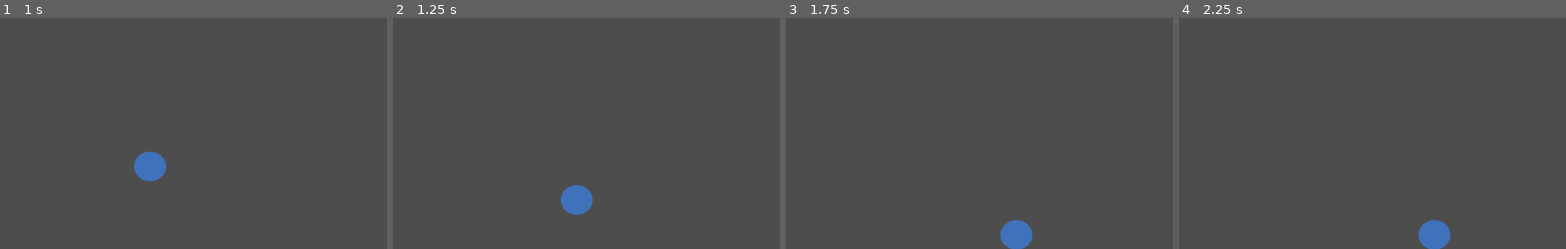
Above: before the commit, frames 1-4 (left to right).
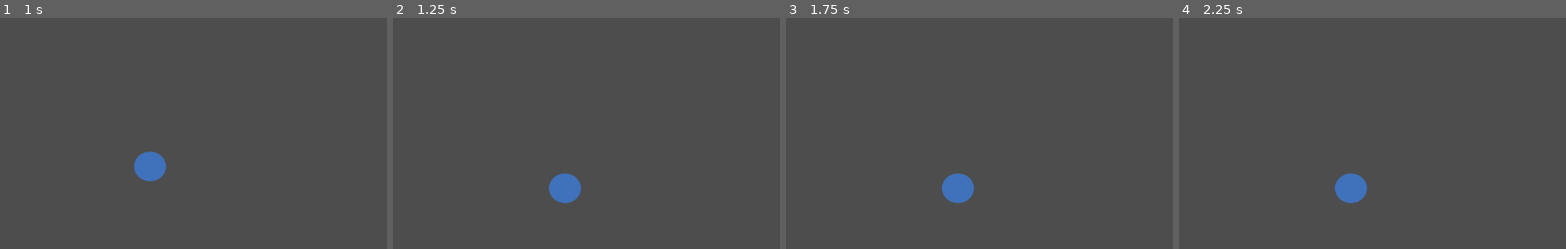
Above: after the commit, the same moments.

Repository: DrSkyrim/pong-thing
Game: Godot game, scene res://scenes/game.tscn
Same seed, same stepped clock (60 frames per second), same inputs: the game is played once before the commit and once after it.
Inputs:
- Up to frame 1 (1 s): no input
- Up to frame 2 (1.25 s): no input
- Up to frame 3 (1.75 s): no input
- Up to frame 4 (2.25 s): no input

Frame 1 is identical in both runs. In frame 2, 1.1% of the frame differs, in the area x 40-52%, y 67-86%; in frame 3, 1.7%; in frame 4, 1.7%, in the area x 40-71%, y 67-100%.

Commit message:
Fix bouncing

Diff:
--- a/Scripts/ball.gd
+++ b/Scripts/ball.gd
@@ -5,4 +5,5 @@
 		velocity = Vector2(200, 200)  # starting speed
 		var collision = move_and_collide(velocity * delta)
 		if collision:
+			print("Collided")
 			velocity = velocity.bounce(collision.get_normal())
--- a/scenes/game.tscn
+++ b/scenes/game.tscn
@@ -1,7 +1,10 @@
-[gd_scene load_steps=3 format=3 uid="uid://dtchwqlmtjm83"]
+[gd_scene load_steps=4 format=3 uid="uid://dtchwqlmtjm83"]
 
 [ext_resource type="PackedScene" uid="uid://c8ii6c2v32slk" path="res://scenes/playing_field.tscn" id="1_uwrxv"]
 [ext_resource type="PackedScene" uid="uid://bxevymji3t5c0" path="res://scenes/ball.tscn" id="2_yqjtg"]
+
+[sub_resource type="RectangleShape2D" id="RectangleShape2D_yqjtg"]
+size = Vector2(331.67798, 69.953735)
 
 [node name="Node2D" type="Node2D"]
 
@@ -10,3 +13,10 @@
 [node name="Ball" parent="." instance=ExtResource("2_yqjtg")]
 position = Vector2(602, 326)
 scale = Vector2(15.035148, -15.036174)
+
+[node name="RigidBody2D" type="RigidBody2D" parent="."]
+position = Vector2(775.322, 466.95374)
+
+[node name="CollisionShape2D" type="CollisionShape2D" parent="RigidBody2D"]
+position = Vector2(75.67798, -1.9537354)
+shape = SubResource("RectangleShape2D_yqjtg")
